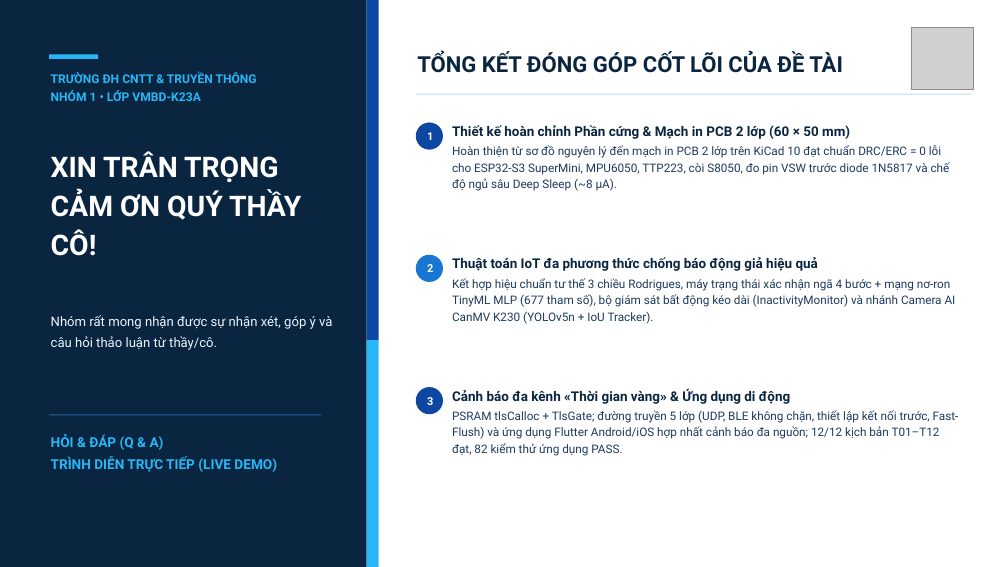
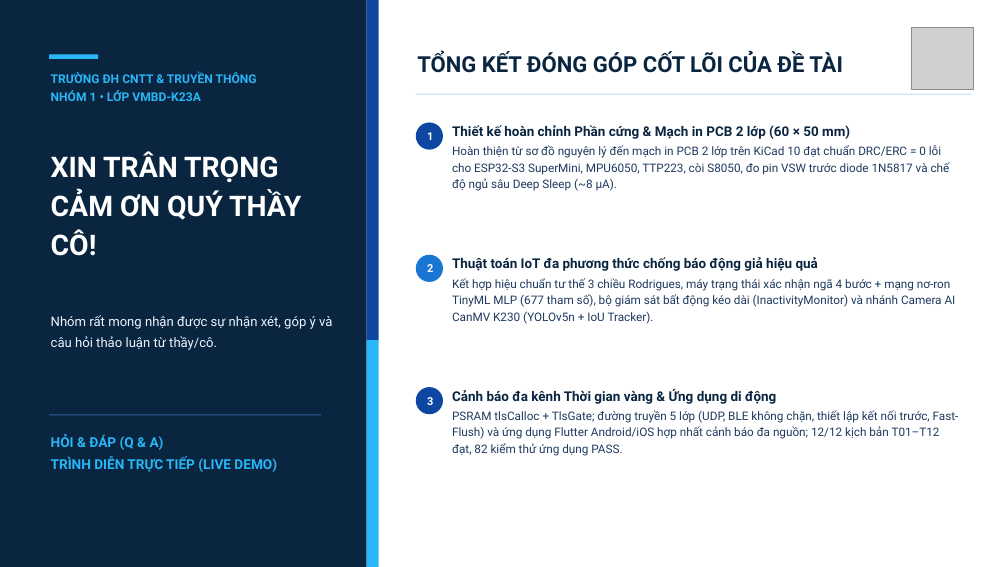
Before and after one commit to twhunq/Fall-Detect, a slide deck: slide 21 of docs/reports/Slide_Thuyet_Trinh_Nhom_1.pptx. Drawn at 1008x567 pixels with LibreOffice and Linux fonts; fonts in the diff are those of the drawing; grey boxes stand for pictures. Boxes give left, top, right and bottom in pixels: in the first picture for what was removed or moved away, otherwise in the second. Text is boxed around its words. In the diff, an @@ line names an element or a change of style, - is before the commit and + after.

```diff
--- a/docs/reports/Slide_Thuyet_Trinh_Nhom_1.pptx
+++ b/docs/reports/Slide_Thuyet_Trinh_Nhom_1.pptx
@@ text at box(452, 388, 776, 404): text changed @@
-Cảnh báo đa kênh «Thời gian vàng» & Ứng dụng di động
+Cảnh báo đa kênh Thời gian vàng & Ứng dụng di động
```
Also in this commit, not shown: 4 other slides changed, 2 other files.
